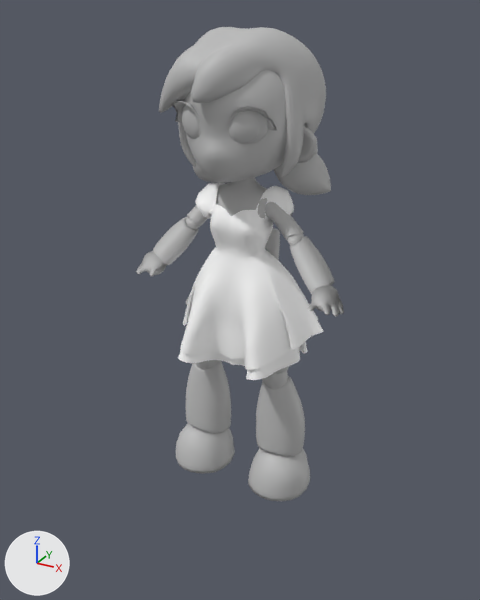
One commit to the FBX model Assets/Anims/Doll Sweep.fbx: the scene before it, then after it.
Camera for both pictures: a camera (50 mm lens) standing at (1.189, -2.189, 1.922) and looking at (0.057, -0.131, 0.893). Lighting does not change. The marker at lower left points along +X, +Y and +Z. Where no turn or scale is listed for an object, it has been applied to the vertices.

In view in the first picture: 'GameJam_Model_Rig:Doll_Low', 'GameJam_Model_Rig:Dress2'.
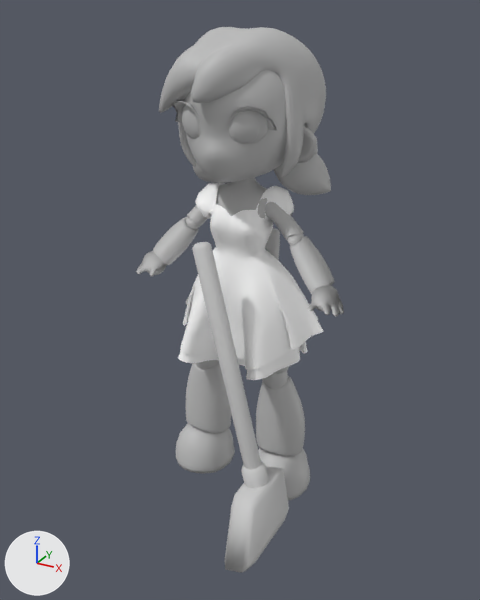
Patch to the scene script:
```diff
--- a/Assets/Anims/Doll Sweep.fbx.py
+++ b/Assets/Anims/Doll Sweep.fbx.py
@@ mat_01___default @@
+mat_01___default = principled_material('01 - Default')
+mat_01___default.base_color = (0.588, 0.588, 0.588)  # light grey #cacaca
+mat_01___default.roughness = 0.6
@@ me_mesh_1 @@
+me_mesh_1.from_pydata(...)  # 83 vertices, 74 faces; spans x -0.261..0.104, y -0.275..0.147, z -0.23..0.953
+me_mesh_1.materials.append(mat_01___default)  # light grey #cacaca
@@ ob_box014 @@
+ob_box014 = bpy.data.objects.new('Box014', me_mesh_1)
+ob_box014.location = (0.22, -0.293, 0.212)
```

Location of each change, [x1, y1, x2, y2] in pixels of the pictures (480 x 600 px):
'Box014', added: after [192, 242, 289, 573]
